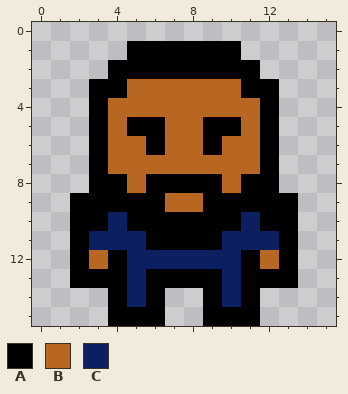
Pixel-art sprite: src/res/player/stay2.png. The picture above was drawn from the file before the commit.
The file is 16x16 pixels.
Palette (. is transparent): A #000000  B #b76722  C #0c1f61
Pixels before, first column x 2:
 1 ...AAAAAA...
 2 ..AAAAAAAA..
 3 .AABBBBBBAA.
 4 .ABBBBBBBBA.
 5 .ABAABBAABA.
 6 .ABBABBABBA.
 7 .ABBBBBBBBA.
 8 .AABAAAABAA.
 9 AAAAABBAAAAA
10 AACAAAAAACAA
11 ACCCAAAACCCA
12 ABACCCCCCABA
13 AAACAAAACAAA
14 ..ACA..ACA..
15 ..AAA..AAA..
The same view after the edit:
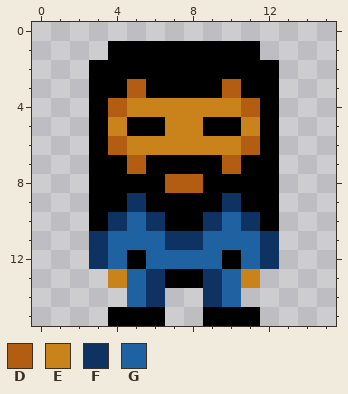
Colours new in this view: D #b25d12  E #c9831a  F #0e3261  G #1f62a1
What changed:
Changed rows in their new state; - is an unchanged pixel.
first column x 2:
 1 --A------A--
 2 -A--------A-
 3 ---DAAAAD---
 4 --DEEEEEED--
 5 --E--EE--E--
 6 --DEEEEEED--
 7 --ADAAAADA--
 8 ---A-DD-A---
 9 .--F-AA-F--.
10 .-FGF--FGF-.
11 .FGGGFFGGGF.
12 .FGAGGGGAGF.
13 ..EGF--FGE..
14 --.GF--FG.--
Changed places in both pictures, as pixel boxes (x1, y1, x2, y2):
changed: (70, 41, 298, 307)
